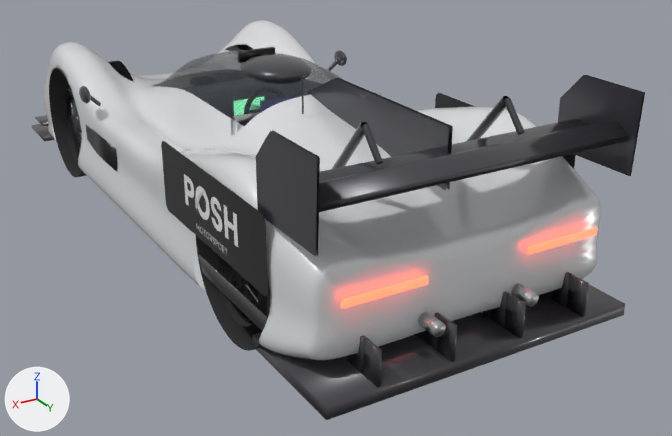
A saved change to the glTF model content/cars/posh-lmp2/posh_lmp2.glb.
Rendered twice from a 50 mm lens placed at (2.76, 5.55, 2.56), pointed at (-0.32, 0.42, 0.0). Arrows for +X, +Y and +Z are at lower left; the lights stay in place. The older version comes first. Vertices at exactly the same position are counted once.

Objects in the first picture: 'posh_lmp2'.
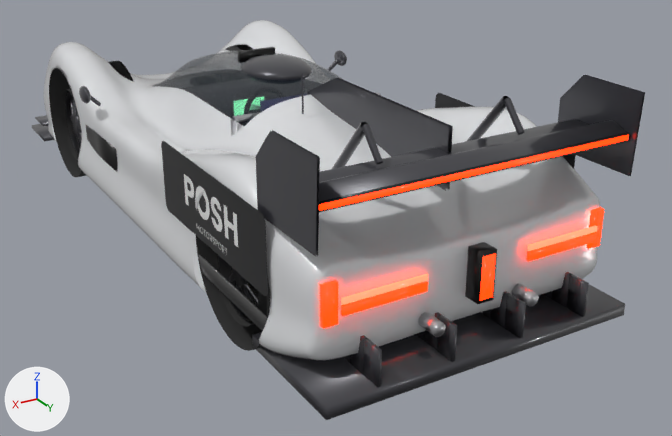
Commit message: improve cars

Where the change shows, as pixel boxes [x1, y1, x2, y2] in the pictures (672 x 436 px; the box of a moved part takes in the faces that stretch with it):
```json
{"part": 1, "of": "me_posh_lmp2", "change": "added", "after": [319, 133, 629, 211], "on screen": "mostly hidden"}
{"part": 2, "of": "me_posh_lmp2", "change": "added", "after": [465, 242, 497, 304], "on screen": "black"}
{"part": 3, "of": "me_posh_lmp2", "change": "added", "after": [319, 135, 629, 211]}
{"part": 4, "of": "me_posh_lmp2", "change": "moved or reshaped", "before": [527, 227, 597, 254], "after": [526, 232, 597, 262]}
{"part": 5, "of": "me_posh_lmp2", "change": "added", "after": [586, 207, 604, 249]}
{"part": 6, "of": "me_posh_lmp2", "change": "moved or reshaped", "before": [341, 275, 428, 309], "after": [341, 281, 428, 316]}
{"part": 7, "of": "me_posh_lmp2", "change": "added", "after": [319, 280, 338, 329]}
{"part": 8, "of": "me_posh_lmp2", "change": "added", "after": [527, 225, 598, 251]}
{"part": 9, "of": "me_posh_lmp2", "change": "added", "after": [341, 274, 428, 305]}
{"part": 10, "of": "me_posh_lmp2", "change": "added", "after": [480, 253, 496, 301]}
```

Edits to the scene script, one JSON object a line:
```json
{"op": "add", "block": "mat_car_rainlight", "code": ["mat_car_rainlight = principled_material('car_rainlight')", "mat_car_rainlight.base_color = (0.6, 0.02, 0.02)  # red #cb2727", "mat_car_rainlight.roughness = 0.15", "mat_car_rainlight.emission_color = (1.0, 0.02, 0.0)  # red #ff2700", "mat_car_rainlight.emission_strength = 5.0"]}
{"op": "add", "block": "mat_car_brakelight", "code": ["mat_car_brakelight = principled_material('car_brakelight')", "mat_car_brakelight.base_color = (0.6, 0.02, 0.02)  # red #cb2727", "mat_car_brakelight.roughness = 0.15", "mat_car_brakelight.emission_color = (1.0, 0.02, 0.0)  # red #ff2700", "mat_car_brakelight.emission_strength = 5.0"]}
{"block": "me_posh_lmp2", "where": "# used by ob_posh_lmp2; location = (0.0, 0.0, 0.0)"}
{"op": "remove", "block": "me_posh_lmp2", "code": "me_posh_lmp2.from_pydata(...)  # 27803 vertices, 53842 faces; spans x -1.06..1.06, y -2.62..2.46, z -0.05..1.28"}
{"op": "add", "block": "me_posh_lmp2", "code": "me_posh_lmp2.from_pydata(...)  # 27867 vertices, 53938 faces; spans x -1.06..1.06, y -2.62..2.46, z -0.05..1.28"}
{"block": "me_posh_lmp2", "change": "me_posh_lmp2 part 1: a new loose piece, a box spanning x -0.94..0.94, y 2.298..2.352, z 1.015..1.051, in mat_car_lamp_housing (black #272727)"}
{"block": "me_posh_lmp2", "change": "me_posh_lmp2 part 2: a new loose piece, a box spanning x -0.05..0.05, y 2.3..2.4, z 0.34..0.62, in mat_car_lamp_housing (black #272727)"}
{"block": "me_posh_lmp2", "change": "me_posh_lmp2 part 3: a new loose piece, a box spanning x -0.93..0.93, y 2.3519..2.3579, z 1.0191..1.0471, in mat_car_brakelight (red #cb2727, glowing red #ff2700)"}
{"block": "me_posh_lmp2", "change": "me_posh_lmp2 part 4: the loose piece of 8 vertices spanning x -0.8..-0.32, y 2.33..2.34, z 0.5..0.54 is moved by (0.0, 0.0, -0.04), in mat_car_brakelight (red #cb2727, glowing red #ff2700)"}
{"block": "me_posh_lmp2", "change": "me_posh_lmp2 part 5: a new loose piece, a box spanning x -0.88..-0.8, y 2.2..2.3, z 0.4..0.62, in mat_car_brakelight (red #cb2727, glowing red #ff2700)"}
{"block": "me_posh_lmp2", "change": "me_posh_lmp2 part 6: the loose piece of 8 vertices spanning x 0.32..0.8, y 2.33..2.34, z 0.5..0.54 is moved by (0.0, 0.0, -0.04), in mat_car_brakelight (red #cb2727, glowing red #ff2700)"}
{"block": "me_posh_lmp2", "change": "me_posh_lmp2 part 7: a new loose piece, a box spanning x 0.8..0.88, y 2.2..2.3, z 0.4..0.62, in mat_car_brakelight (red #cb2727, glowing red #ff2700)"}
{"block": "me_posh_lmp2", "change": "me_posh_lmp2 part 8: a new loose piece, a box spanning x -0.8..-0.32, y 2.325..2.34, z 0.52..0.55, in mat_car_taillight (red #bc3027, glowing red #ff5038)"}
{"block": "me_posh_lmp2", "change": "me_posh_lmp2 part 9: a new loose piece, a box spanning x 0.32..0.8, y 2.325..2.34, z 0.52..0.55, in mat_car_taillight (red #bc3027, glowing red #ff5038)"}
{"block": "me_posh_lmp2", "change": "me_posh_lmp2 part 10: a new loose piece, a box spanning x -0.04..0.04, y 2.4..2.405, z 0.36..0.6, in mat_car_rainlight (red #cb2727, glowing red #ff2700)"}
{"block": "me_posh_lmp2", "change": "other edits to the shape of me_posh_lmp2 do not show in these pictures"}
{"op": "add", "block": "me_posh_lmp2", "code": "me_posh_lmp2.materials.append(mat_car_brakelight)  # red #cb2727, glowing red #ff2700"}
{"op": "add", "block": "me_posh_lmp2", "code": "me_posh_lmp2.materials.append(mat_car_rainlight)  # red #cb2727, glowing red #ff2700"}
```
